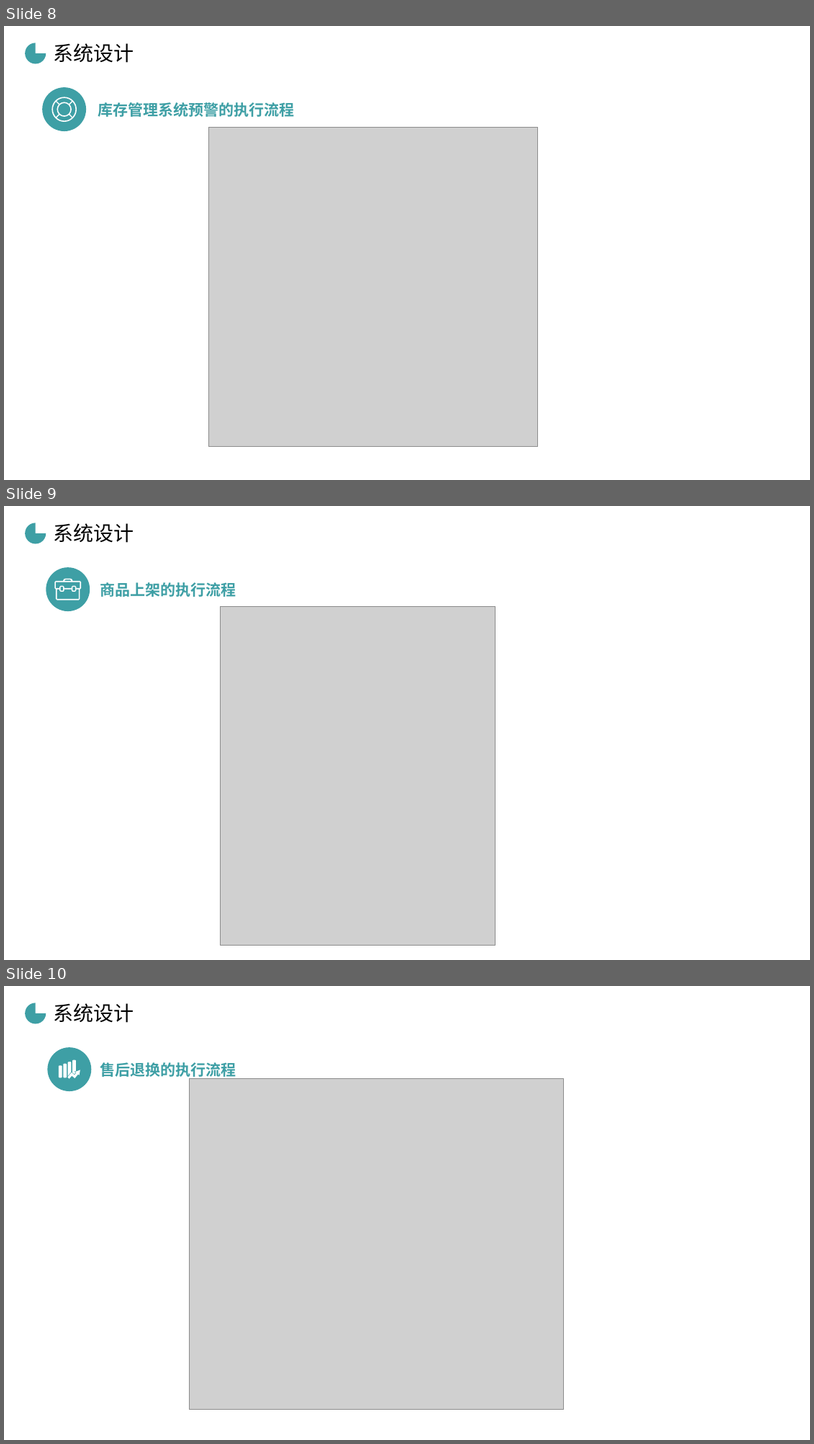
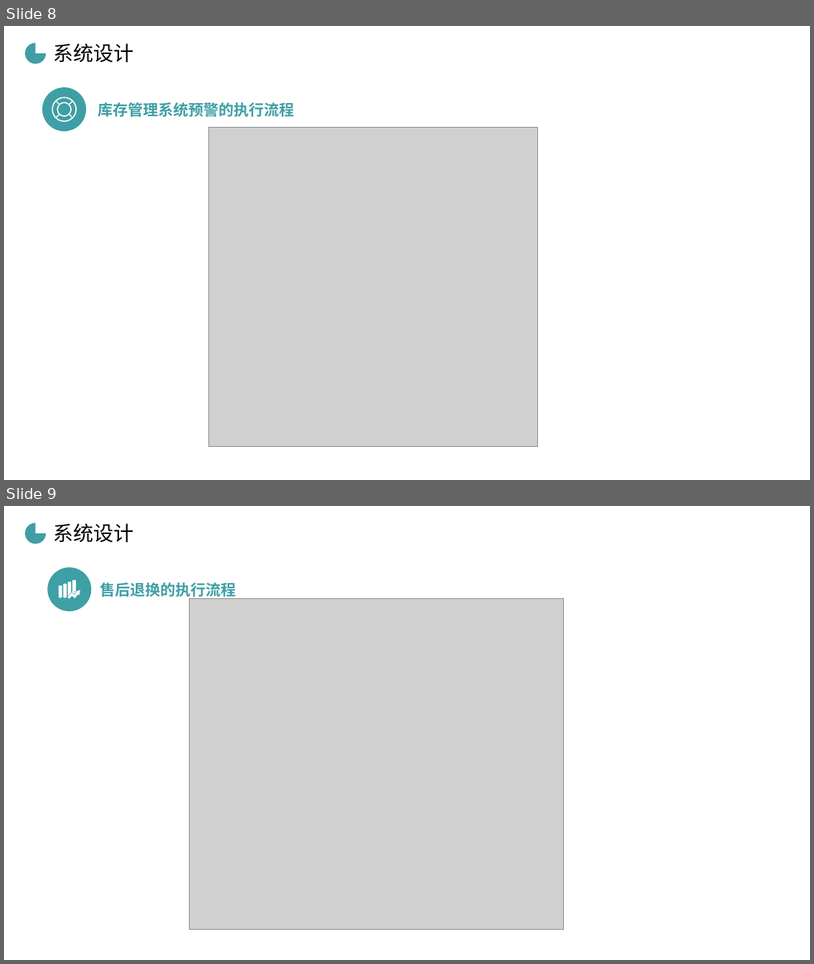
Before and after one commit to cckmit/typora-note, a slide deck: 毕业答辩.pptx. Shown one above the other, each under a label of ours: slides 8, 9 and 10 before the commit, slides 8 and 9 after it. The pictures are 814x1444 and 814x964 pixels, drawn with LibreOffice and Linux fonts; fonts in the diff are those of the drawing; grey boxes stand for pictures; background and template pictures are left out. Boxes give left, top, right and bottom in pixels: in the first picture for what was removed or moved away, otherwise in the second. Text is boxed around its words. In the diff, an @@ line names an element or a change of style, - is before the commit and + after.

```diff
--- a/毕业答辩.pptx
+++ b/毕业答辩.pptx
@@ slide 9 removed at (x1=4, y1=506, x2=810, y2=960), background picture (left out) @@
@@ pie slice (boxed as its full ellipse) removed at (x1=25, y1=523, x2=46, y2=544) @@
@@ text removed at (x1=54, y1=523, x2=134, y2=543) @@
-系统设计
@@ ellipse removed at (x1=46, y1=567, x2=90, y2=611) @@
@@ freeform shape removed at (x1=55, y1=579, x2=82, y2=600) @@
@@ text removed at (x1=100, y1=582, x2=236, y2=597) @@
-商品上架的执行流程
@@ picture removed at (x1=220, y1=606, x2=496, y2=945) @@
@@ what was slide 10 is now slide 9 @@
```
Also in this commit, not shown: 1 slide changed.
